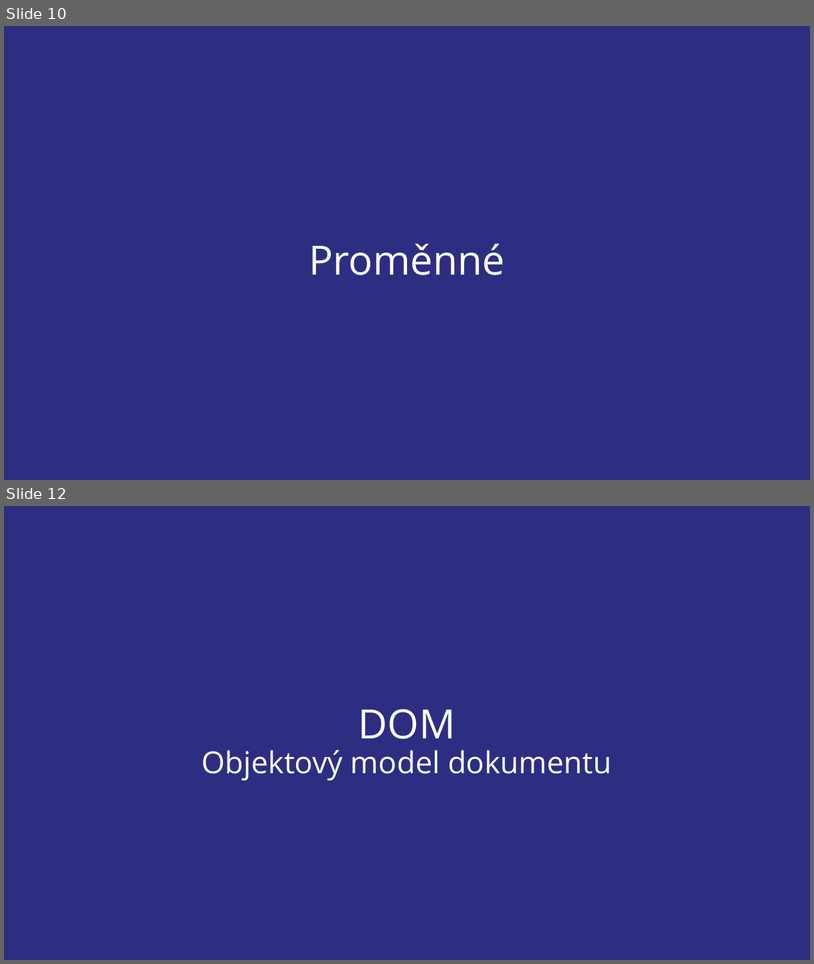
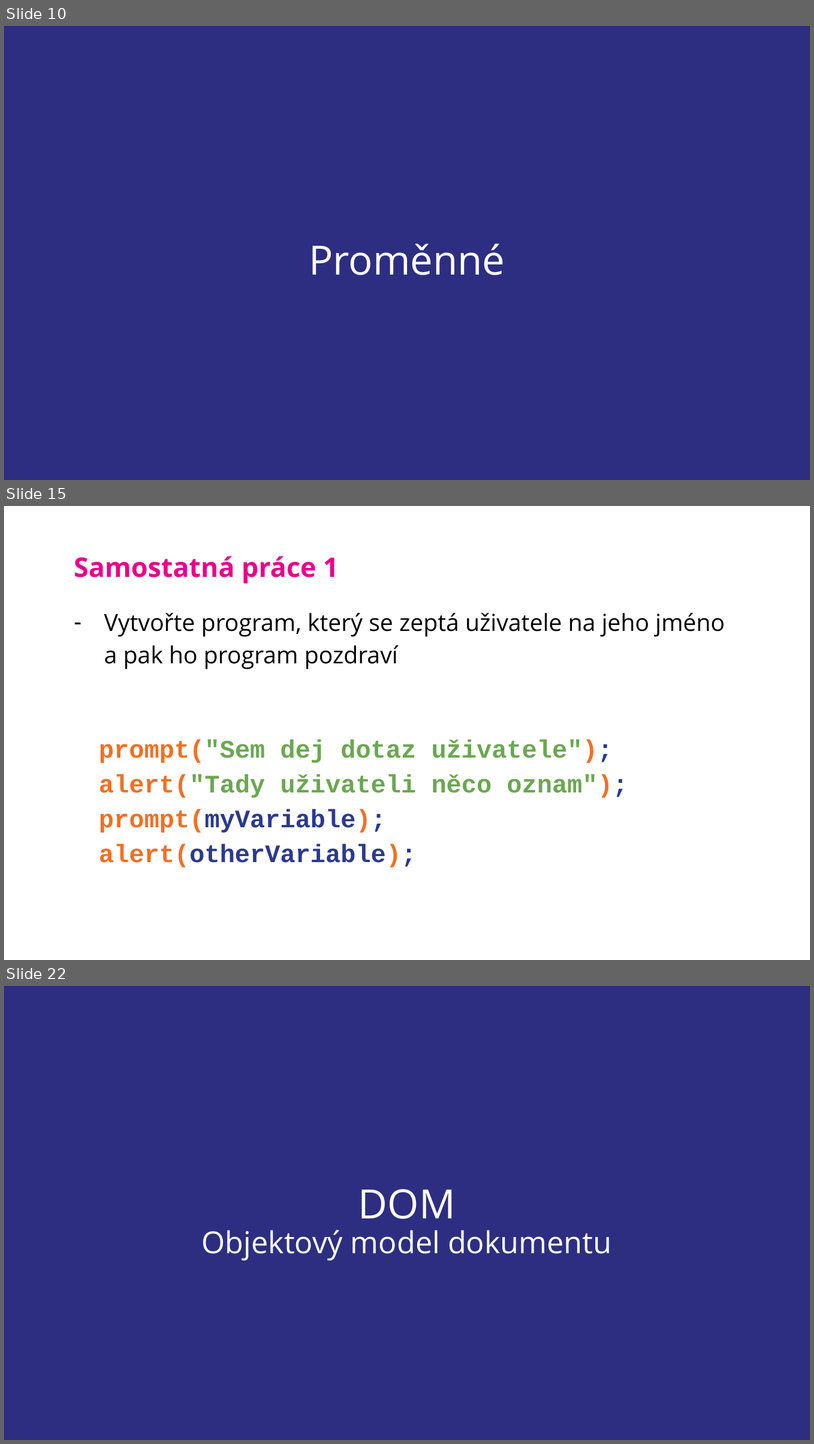
Before and after one commit to SimonB87/LetniSkola2020JS, a slide deck: JS-SB-LetnIskola2020.pptx. Shown one above the other, each under a label of ours: slides 10 and 12 before the commit, slides 10, 15 and 22 after it; the slides between them are not shown. The pictures are 814x964 and 814x1444 pixels, drawn with LibreOffice and Linux fonts; fonts in the diff are those of the drawing; background and template pictures are left out. Boxes give left, top, right and bottom in pixels: in the first picture for what was removed or moved away, otherwise in the second. Text is boxed around its words. In the diff, an @@ line names an element or a change of style, - is before the commit and + after.

```diff
--- a/JS-SB-LetnIskola2020.pptx
+++ b/JS-SB-LetnIskola2020.pptx
@@ slide 15 added at <box>4,506,810,960</box>, background picture (left out) @@
@@ title added at <box>74,556,339,583</box>, 32 pt, text #EB008B, bold @@
+Samostatná práce 1
@@ text added at <box>104,613,725,669</box>, 28 pt, text #000000 @@
+– Vytvořte program, který se zeptá uživatele na jeho jméno a pak ho program pozdraví
@@ text added at <box>99,739,628,867</box>, 30 pt, text #6AA84F, bold @@
+prompt("Sem dej dotaz uživatele");
+alert("Tady uživateli něco oznam");
+prompt(myVariable);
+alert(otherVariable);
@@ what was slide 12 is now slide 22 @@
```
Also in this commit, not shown: 2 slides changed, 9 other slides added.
